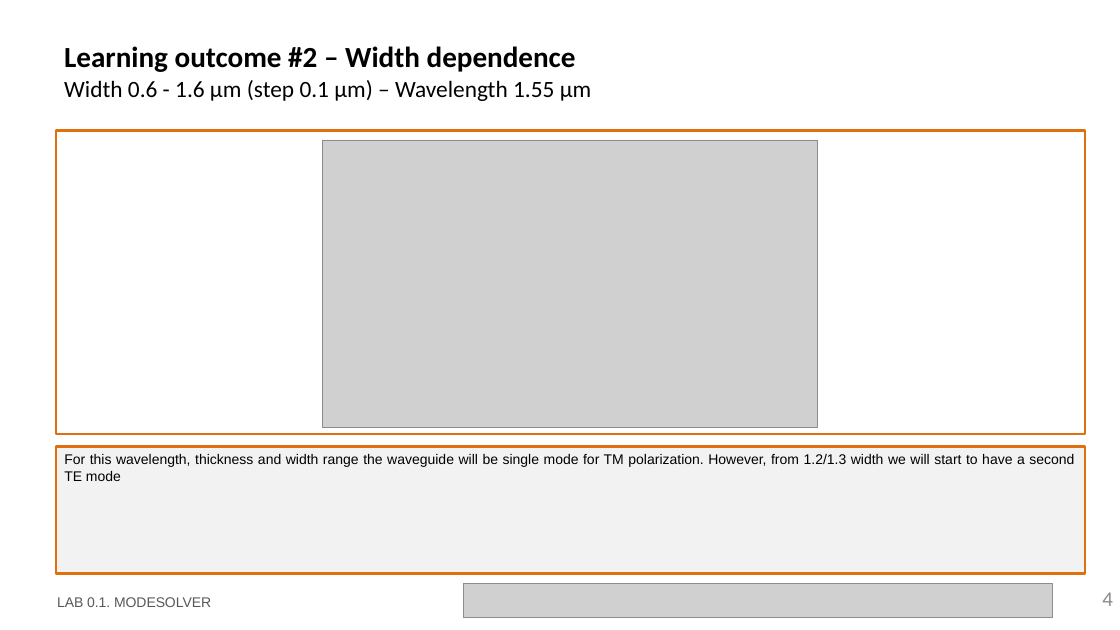
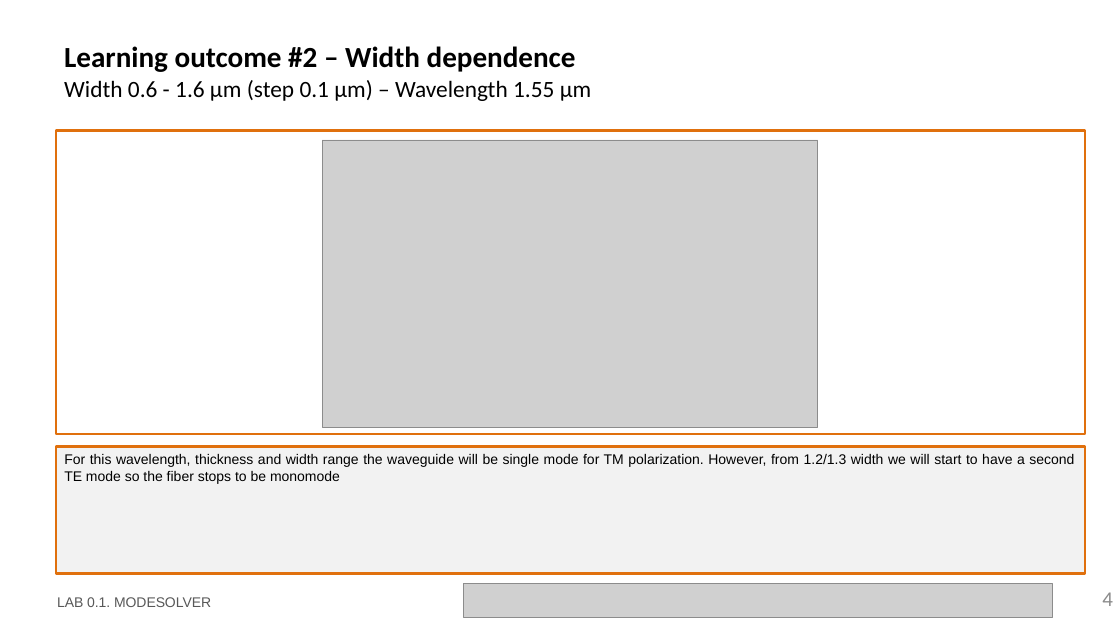
Before and after one commit to DBAEASE/pic-upv-lab1, a slide deck: slide 4 of LabBook_10.pptx. Drawn at 1120x630 pixels with LibreOffice and Linux fonts; fonts in the diff are those of the drawing; grey boxes stand for pictures; background and template pictures are left out. Boxes give left, top, right and bottom in pixels: in the first picture for what was removed or moved away, otherwise in the second. Text is boxed around its words. In the diff, an @@ line names an element or a change of style, - is before the commit and + after.

```diff
--- a/LabBook_10.pptx
+++ b/LabBook_10.pptx
@@ text in rectangle at (x1=64, y1=454, x2=1074, y2=484): text changed @@
-For this wavelength, thickness and width range the waveguide will be single mode for TM polarization. However, from 1.2/1.3 width we will start to have a second TE mode
+For this wavelength, thickness and width range the waveguide will be single mode for TM polarization. However, from 1.2/1.3 width we will start to have a second TE mode so the fiber stops to be monomode
```
Also in this commit, not shown: 1 other slide changed, 1 other file.
